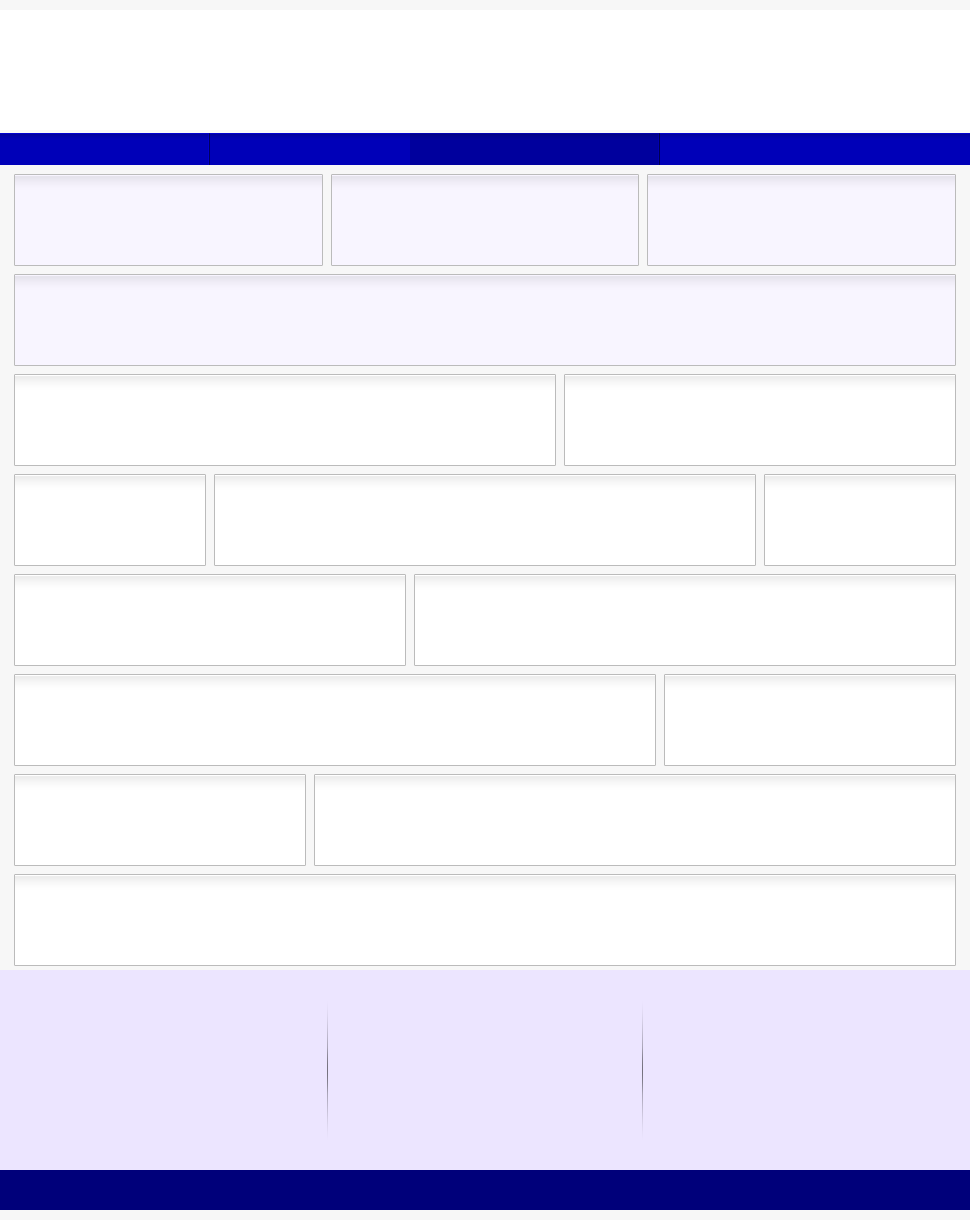
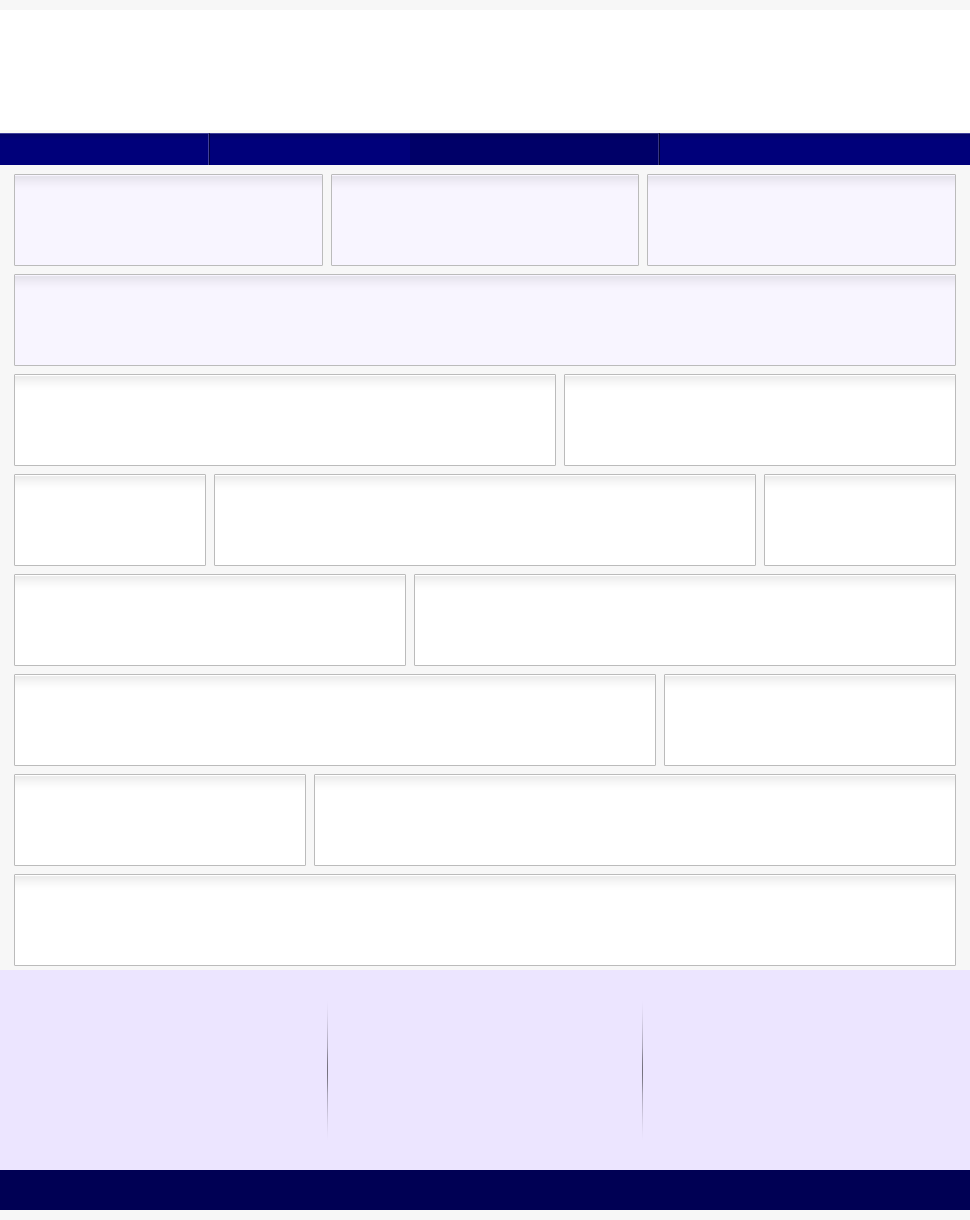
Layer changes from the first 970×1220 image to the second:
moved "navbar - dark stroke" above "navbar - light stroke" over box(209, 133, 660, 165)
"navbar - light stroke": blend soft light → screen, painted on it over box(0, 133, 970, 165)
painted on "navbar" over box(0, 133, 970, 165)
painted on "footer" over box(0, 1170, 970, 1210)
